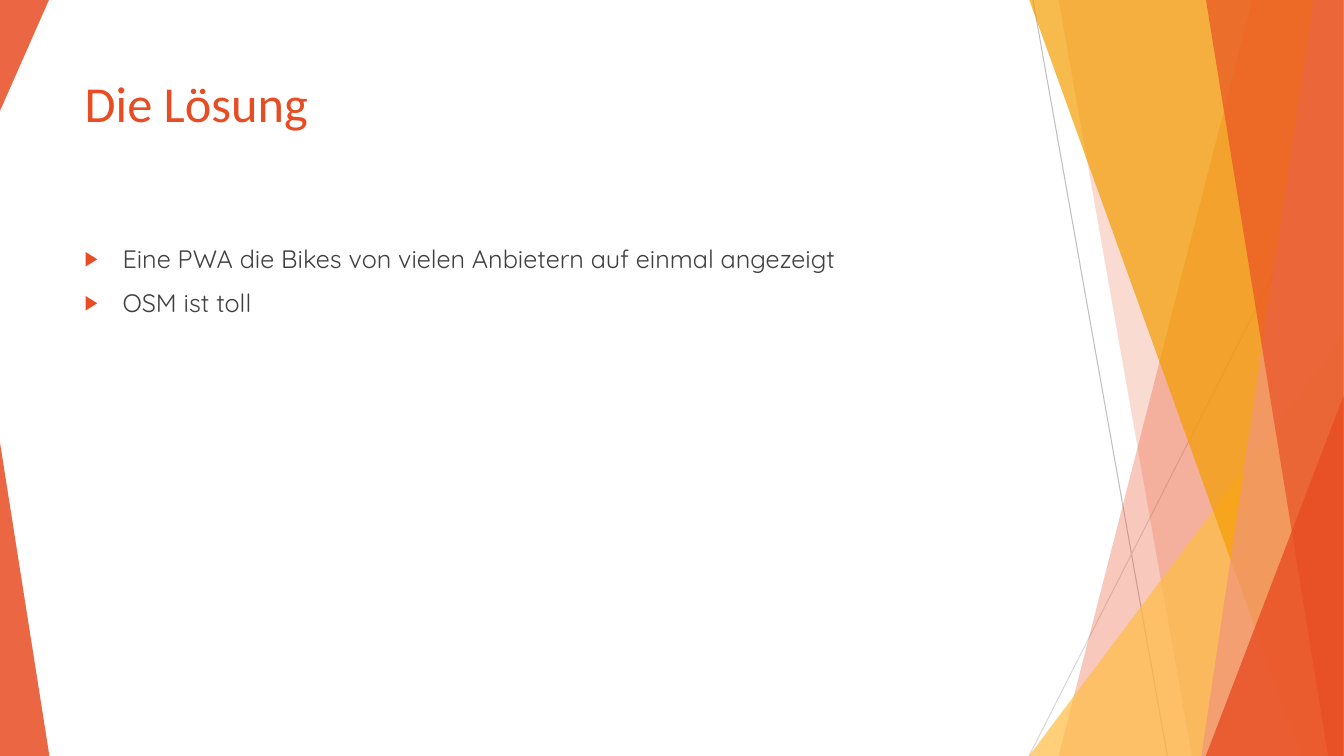
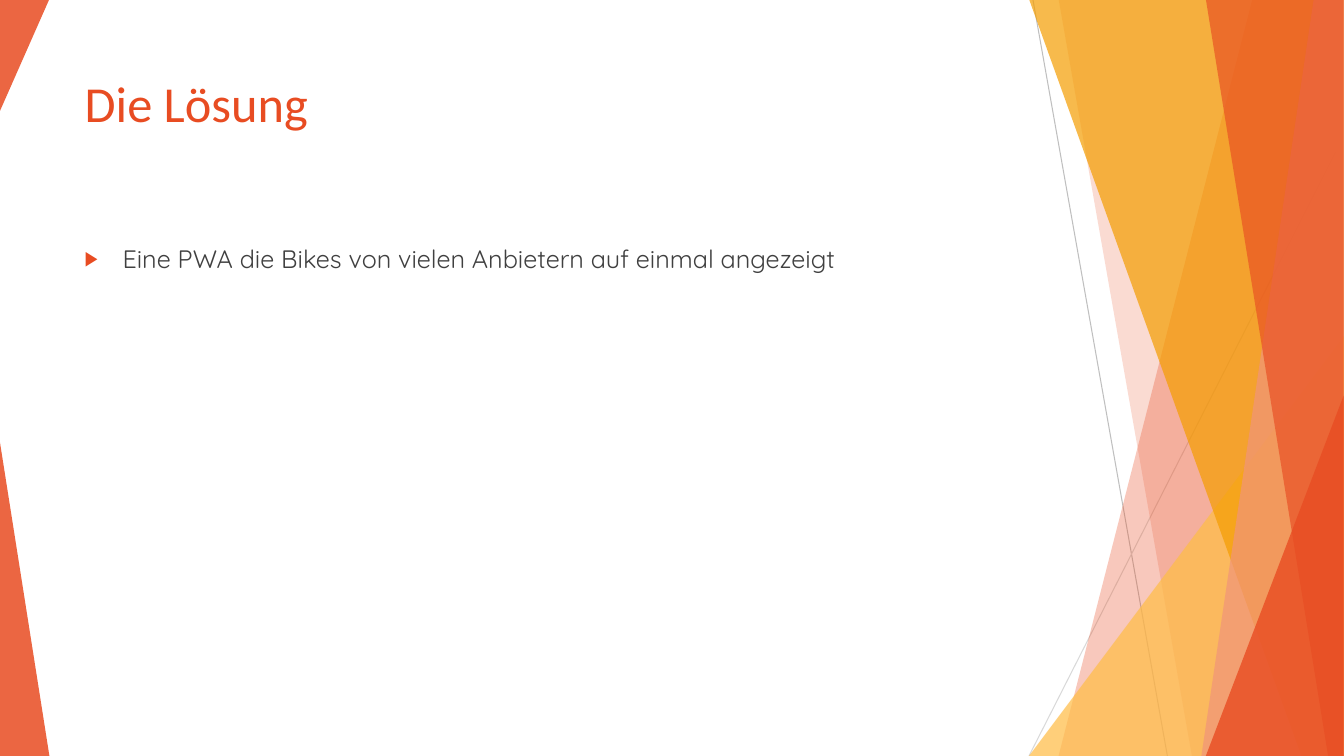
Before and after one commit to Jugendhackt/VUBA, a slide deck: slide 3 of VUBA.pptx. Drawn at 1344x756 pixels with LibreOffice and Linux fonts; fonts in the diff are those of the drawing. Boxes give left, top, right and bottom in pixels: in the first picture for what was removed or moved away, otherwise in the second. Text is boxed around its words. In the diff, an @@ line names an element or a change of style, - is before the commit and + after.

```diff
--- a/VUBA.pptx
+++ b/VUBA.pptx
@@ text at box(123, 293, 251, 313): paragraph removed @@
-▶ OSM ist toll
```
Also in this commit, not shown: 1 other slide changed, 1 slide added, 1 slide removed.
